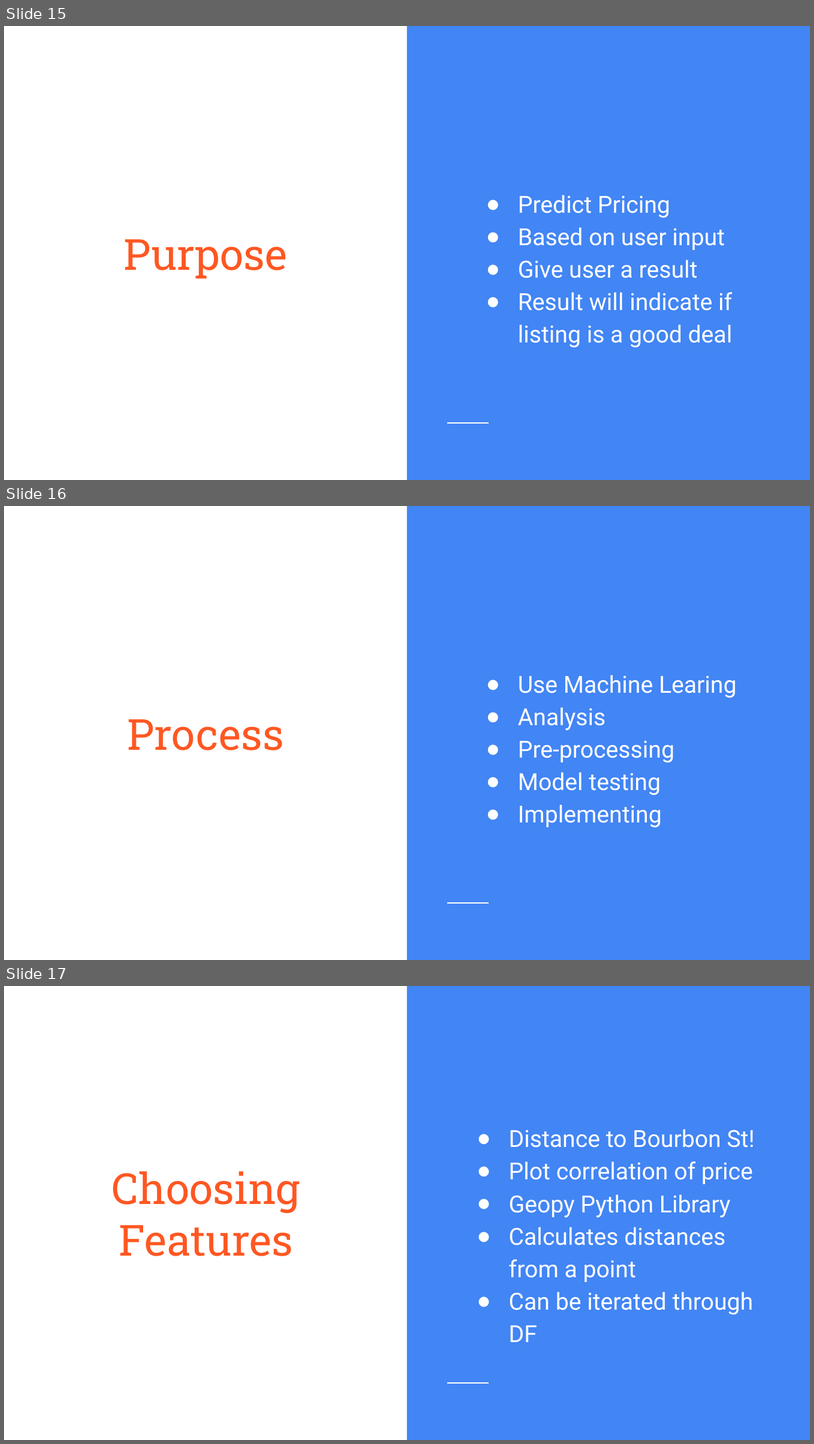
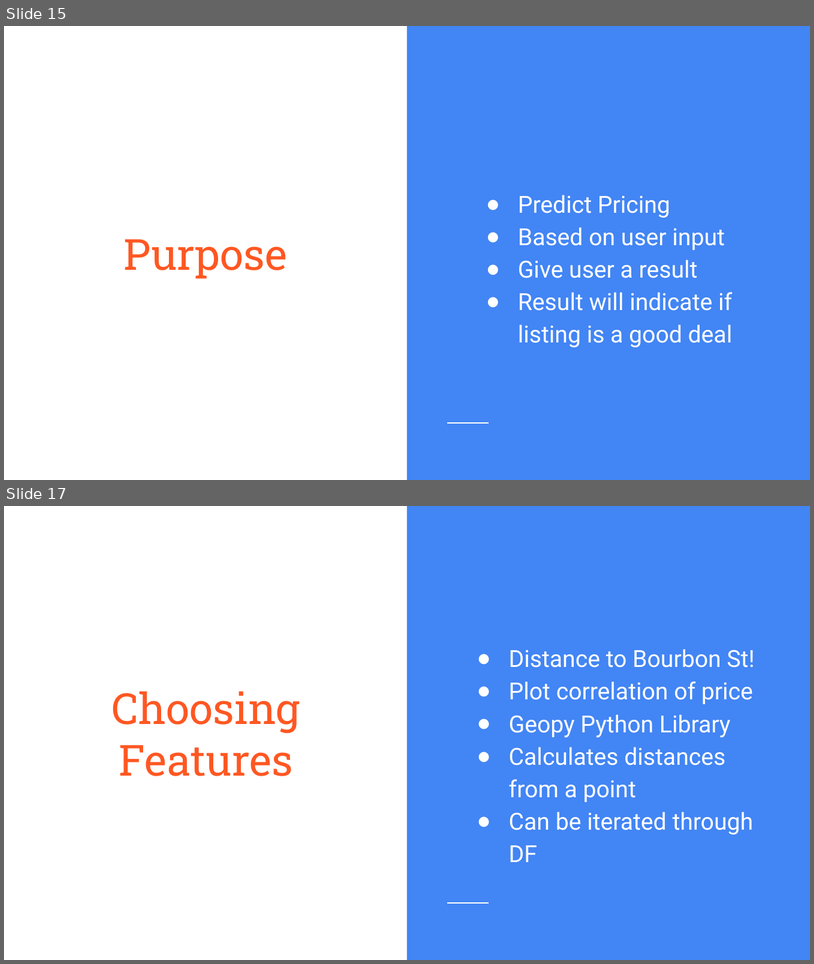
Before and after one commit to LoriHarris/Airbnb_ML, a slide deck: Airbnb_intoTheFuture.pptx. Shown one above the other, each under a label of ours: slides 15, 16 and 17 before the commit, slides 15 and 17 after it; the slides between them are not shown. The pictures are 814x1444 and 814x964 pixels, drawn with LibreOffice and Linux fonts; fonts in the diff are those of the drawing. Boxes give left, top, right and bottom in pixels: in the first picture for what was removed or moved away, otherwise in the second. Text is boxed around its words. In the diff, an @@ line names an element or a change of style, - is before the commit and + after.

```diff
--- a/Airbnb_intoTheFuture.pptx
+++ b/Airbnb_intoTheFuture.pptx
@@ slide 16 removed at (x1=4, y1=506, x2=810, y2=960), background #FFFFFF; not listed: 2 template elements that a slide beside it also shows @@
@@ text removed at (x1=518, y1=675, x2=737, y2=827) @@
-● Use Machine Learing
-● Analysis
-● Pre-processing
-● Model testing
-● Implementing
@@ title removed at (x1=128, y1=719, x2=284, y2=750) @@
-Process
```
Also in this commit, not shown: 2 slides changed, 1 slide added.
